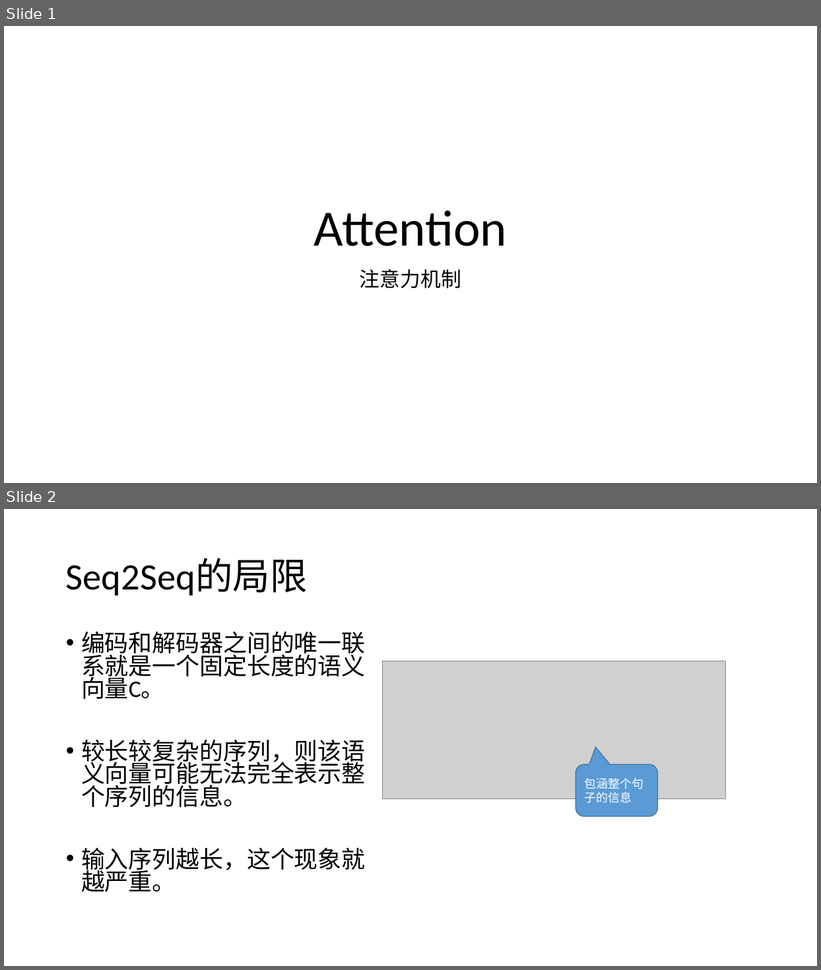
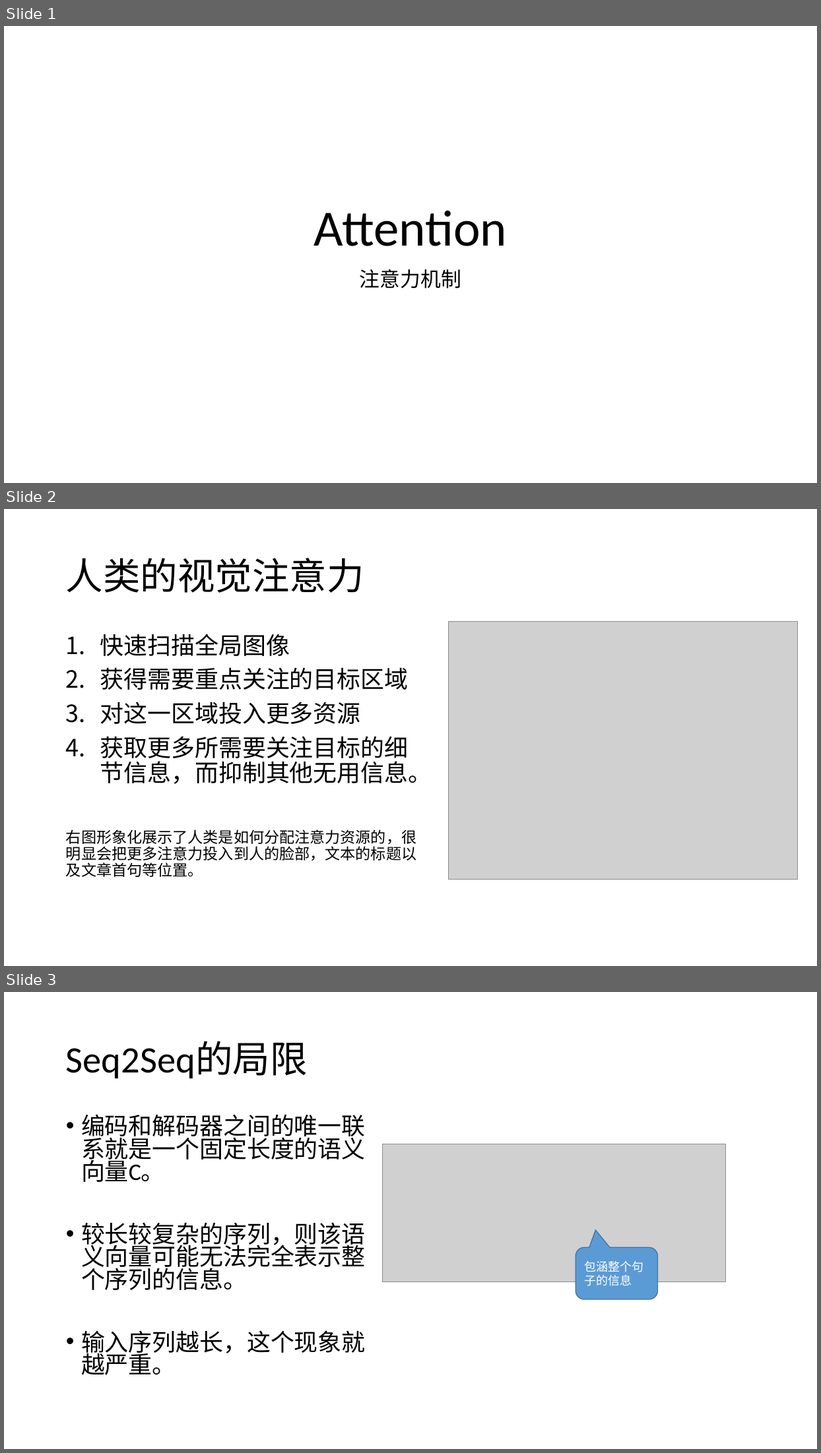
Before and after one commit to foamliu/Learning-DL, a slide deck: nlp/Attention.pptx. Shown one above the other, each under a label of ours: slides 1 and 2 before the commit, slides 1, 2 and 3 after it. The pictures are 821x970 and 821x1453 pixels, drawn with LibreOffice and Linux fonts; fonts in the diff are those of the drawing; grey boxes stand for pictures. Boxes give left, top, right and bottom in pixels: in the first picture for what was removed or moved away, otherwise in the second. Text is boxed around its words. In the diff, an @@ line names an element or a change of style, - is before the commit and + after.

```diff
--- a/nlp/Attention.pptx
+++ b/nlp/Attention.pptx
@@ slide 2 added at (4, 509, 817, 966), background #FFFFFF @@
@@ title added at (66, 558, 364, 593), 44 pt, text #000000 @@
+人类的视觉注意力
@@ picture added at (449, 622, 798, 880) @@
@@ text added at (66, 634, 432, 877), 28 pt, text #000000 @@
+1. 快速扫描全局图像
+2. 获得需要重点关注的目标区域
+3. 对这一区域投入更多资源
+4. 获取更多所需要关注目标的细节信息，而抑制其他无用信息。
+右图形象化展示了人类是如何分配注意力资源的，很明显会把更多注意力投入到人的脸部，文本的标题以及文章首句等位置。
@@ what was slide 2 is now slide 3 @@
```
Also in this commit, not shown: 3 other files.
